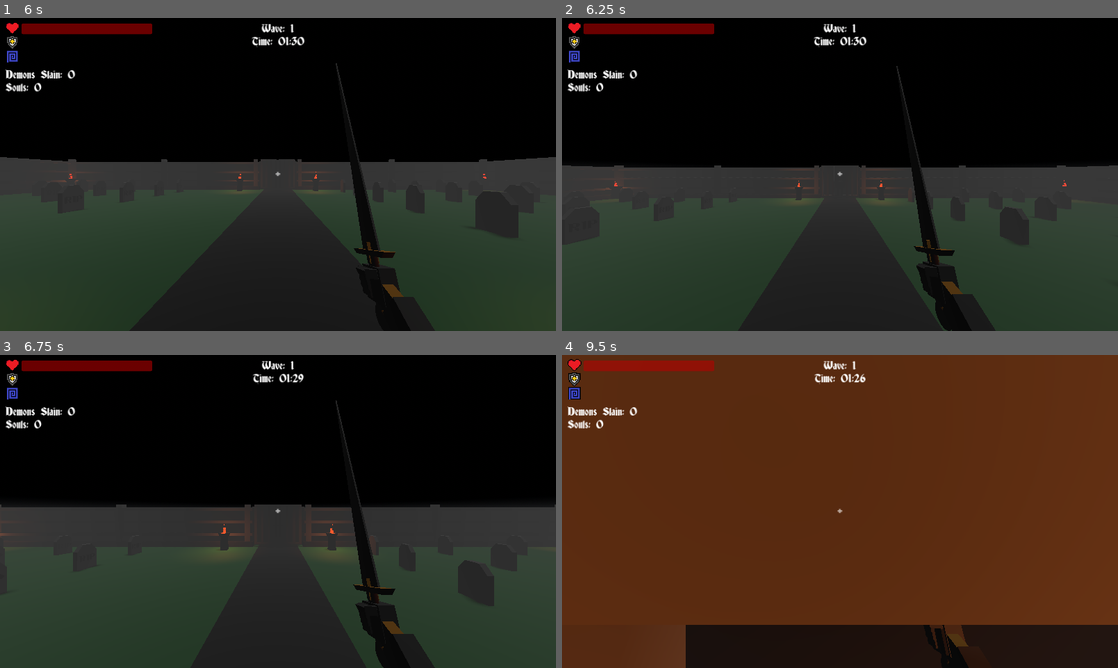
Above: before the commit, frames 1-4 (two rows, left to right).
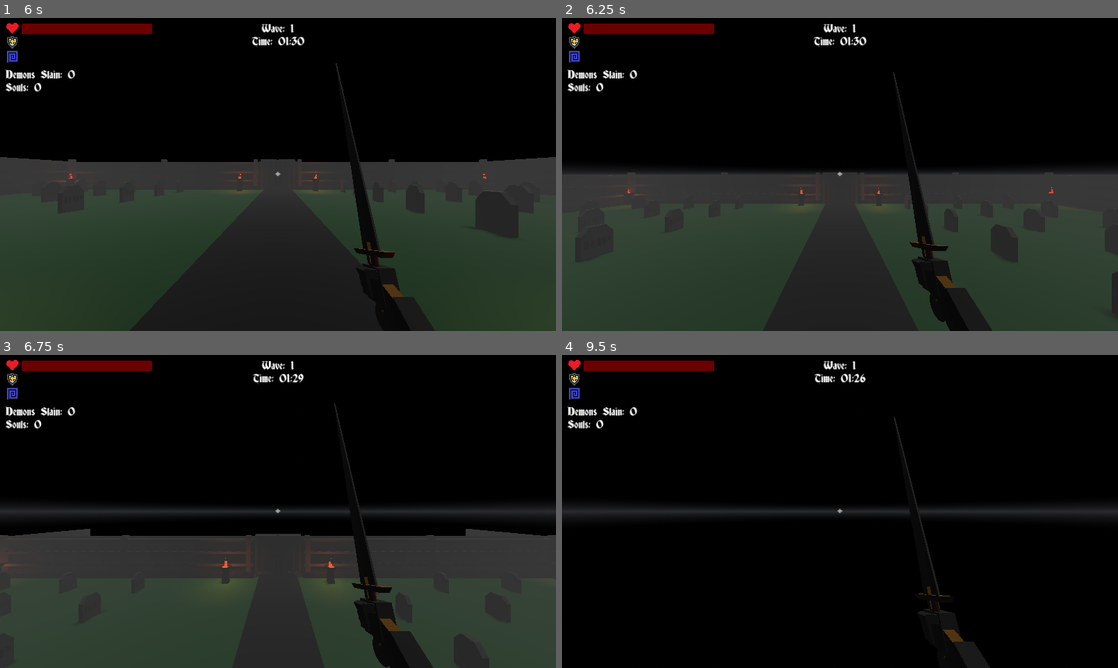
Above: after the commit, the same moments.

Repository: mitchtasso/Vincere
Game: Godot game, scene res://scenes/main.tscn
Same seed, same stepped clock (60 frames per second), same inputs: the game is played once before the commit and once after it.
Inputs (mouse positions are in pixels of both pictures, inside the frame that each line leads up to):
- Up to frame 1 (6 s): click "New Game" at 0.5 s; click "Continue" at 1.25 s; tap Enter at 2, 3.5, 5 s; move the mouse to (305, 174) at 2.02 s; hold W (move_forward) from 2.03 s (still down); click (305, 174) at 2.1 s; tap Space (jump) at 2.27, 2.75, 3.02, 4.25, 4.52, 5.27 s; move the mouse to (250, 174) at 2.77 s; right-click (250, 174) at 2.85 s; move the mouse to (289, 168) at 3.52 s; hold V (dash) 3.53-4.28 s; move the mouse to (272, 180) at 4.27 s; tap E (interact) at 4.35 s; move the mouse to (316, 177) at 5.02 s; click (316, 177) at 5.1 s; move the mouse to (233, 171) at 5.77 s; right-click (233, 171) at 5.85 s
- Up to frame 2 (6.25 s): keep holding W (move_forward); tap Space (jump) at 6.02 s
- Up to frame 3 (6.75 s): keep holding W (move_forward); move the mouse to (283, 511) at 6.52 s; hold V (dash) from 6.53 s (still down)
- Up to frame 4 (9.5 s): move the mouse to (817, 505) at 7.27 s; release W (move_forward) at 7.28 s; release V (dash) at 7.28 s; hold D (move_right) 7.28-8.03 s; tap E (interact) at 7.35 s; tap Space (jump) at 7.52, 8.27, 9.02 s; move the mouse to (867, 511) at 8.02 s; hold W (move_forward) from 8.03 s (still down); click (867, 511) at 8.1 s; move the mouse to (812, 511) at 8.77 s; right-click (812, 511) at 8.85 s

Frame 1 is identical in both runs. In frame 2, 5.8% of the frame differs, in the area x 0-100%, y 15-100%; in frame 3, 12%; in frame 4, 98%, in the area x 0-100%, y 0-100%.

Commit message:
Ranged enemy almost done, need to fix spawn rate now.

Diff:
--- a/scripts/demon_magic.gd
+++ b/scripts/demon_magic.gd
@@ -1,6 +1,6 @@
 extends Area3D
 
-var SPEED = 30.0
+var SPEED = 40.0
 
 @onready var mesh = $MeshInstance3D
 @onready var ray = $ShapeCast3D
--- a/scripts/enemy_4.gd
+++ b/scripts/enemy_4.gd
@@ -17,7 +17,7 @@
 
 var HEALTH = 50
 var maxHealth = 50
-var SPEED = 8.0
+var SPEED = 4.0
 var knockbackSpeed = 5.50
 var navReset = 0
 var navTime = 30
@@ -29,6 +29,7 @@
 
 var magicReset = 1
 var magicResetMax = 0
+var magicLimit = 200
 
 func _physics_process(delta):
 
@@ -83,12 +84,12 @@
 		navReset = 0
 		self.queue_free()
 
-	if magicResetMax >= 500:
-		magicResetMax = 500
+	if magicResetMax >= magicLimit:
+		magicResetMax = magicLimit
 	magicResetMax += magicReset
-	if arm_cast.is_colliding():
-		velocity *= 0.001
-		if magicResetMax >= 500:
+	if arm_cast.is_colliding() and death == false:
+		velocity *= 0.1
+		if magicResetMax >= magicLimit:
 			magicResetMax = 0
 			instance = magic.instantiate()
 			instance.position = arm_cast.global_position
--- a/scripts/main.gd
+++ b/scripts/main.gd
@@ -16,15 +16,15 @@
 var instance
 var wave = 1
 var spawnDecrease = 0.1
-var demon1SpawnTime = 4.0
-var demon2SpawnTime = 6.0
-var demon3SpawnTime = 12.0
-var demon4SpawnTime = 12.0
+var demon1SpawnTime = 3.0
+var demon2SpawnTime = 5.0
+var demon3SpawnTime = 10.0
+var demon4SpawnTime = 8.0
 var dec200 = 0.95
 var dec400 = 0.90
 var dec600 = 0.85
 var inc777 = 1.5
-var maxSpawn = 4
+var maxSpawn = 6
 
 # Called when the node enters the scene tree for the first time.
 func _ready() -> void:
@@ -37,31 +37,40 @@
 	demon3_spawn_dec()
 	demon4_spawn_dec()
 
+	match wave:
+		10: maxSpawn = 14
+		9: maxSpawn = 14
+		8: maxSpawn = 12
+		7: maxSpawn = 12
+		6: maxSpawn = 10
+		5: maxSpawn = 10
+		4: maxSpawn = 8
+		3: maxSpawn = 8
+		2: maxSpawn = 6
+		_: maxSpawn = 6
+	print(maxSpawn)
+
 	if player.playerDeath == true:
 		if wave > 6:
 			player.gameTimeSec = 0
 			player.gameTimeMin = 3
 			player.gameTimeSecDef = 0
 			player.gameTimeMinDef = 3
-			maxSpawn = 10
 		elif wave > 4:
 			player.gameTimeSec = 30
 			player.gameTimeMin = 2
 			player.gameTimeSecDef = 30
 			player.gameTimeMinDef = 2
-			maxSpawn = 8
 		elif wave > 2:
 			player.gameTimeSec = 0
 			player.gameTimeMin = 2
 			player.gameTimeSecDef = 0
 			player.gameTimeMinDef = 2
-			maxSpawn = 6
 		else:
 			player.gameTimeSec = 30
 			player.gameTimeMin = 1
 			player.gameTimeSecDef = 30
 			player.gameTimeMinDef = 1
-			maxSpawn = 4
 
 #Enemy 1 Spawning
 func _get_random_child(parent_node):
--- a/scripts/player.gd
+++ b/scripts/player.gd
@@ -4,7 +4,7 @@
 var walking = false
 const WALK_SPEED = 5.75
 const SPRINT_SPEED = 8.5
-const JUMP_VELOCITY = 5.5
+const JUMP_VELOCITY = 10.0
 const SENSITIVITY = 0.001
 var points = 0
 var souls = 0
